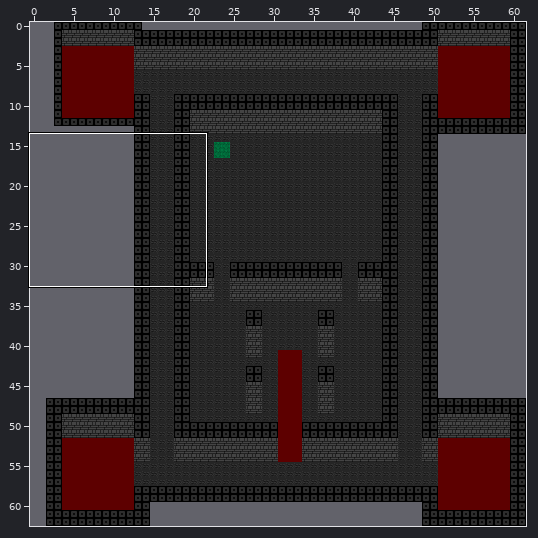
Tiled map -- dungeon-crawler/bin/Windows/x86/Debug/Content/maps/castle.tmx. The picture above shows the old version from afar; the outline marks the close-up.
Close-up. As it was:
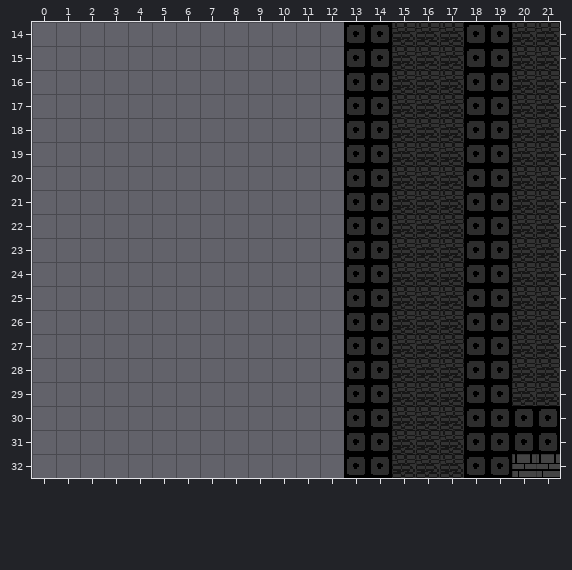
Cells are 16x16 px. Shown: x 0..21, y 14..32. The commit also changed other parts of the map, which this record leaves out.
Once edited:
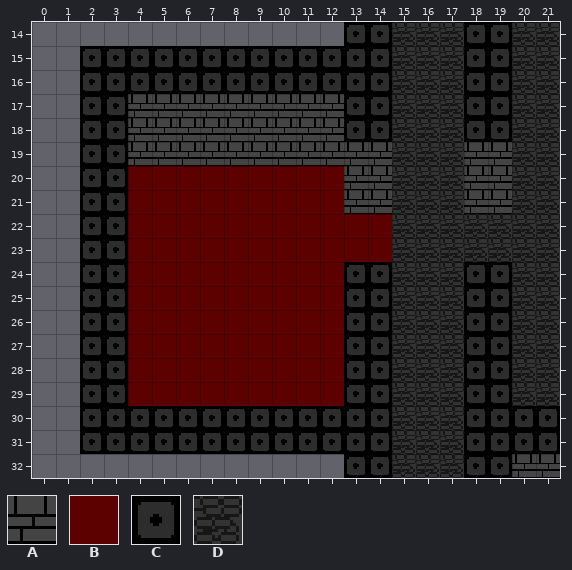
Key: from "castle": A 1, B 2, C 3, D 4.
_ is an empty cell.
Change:
Layer "Layer 1":
There is now tile B in rows 20 to 21 at x 4 to 12; in rows 22 to 23 at x 4 to 14; in rows 24 to 29 at x 4 to 12.
There is now tile D in rows 22 to 23 at x 18 to 19.
Layer "Collision Layer":
The edit turns tile C into tile A in rows 19 to 21 at x 13 to 14 and 18 to 19.
There is now tile A in rows 17 to 19 at x 4 to 12.
There is now tile C in rows 15 to 16 at x 2 to 12; in rows 17 to 29 at x 2 to 3; in rows 30 to 31 at x 2 to 12.
Tile C is removed in rows 22 to 23 at x 13 to 14 and 18 to 19.
Changed places in both close-ups, as pixel boxes (x1, y1, x2, y2):
changed: (80, 46, 392, 454)
changed: (464, 142, 512, 262)
